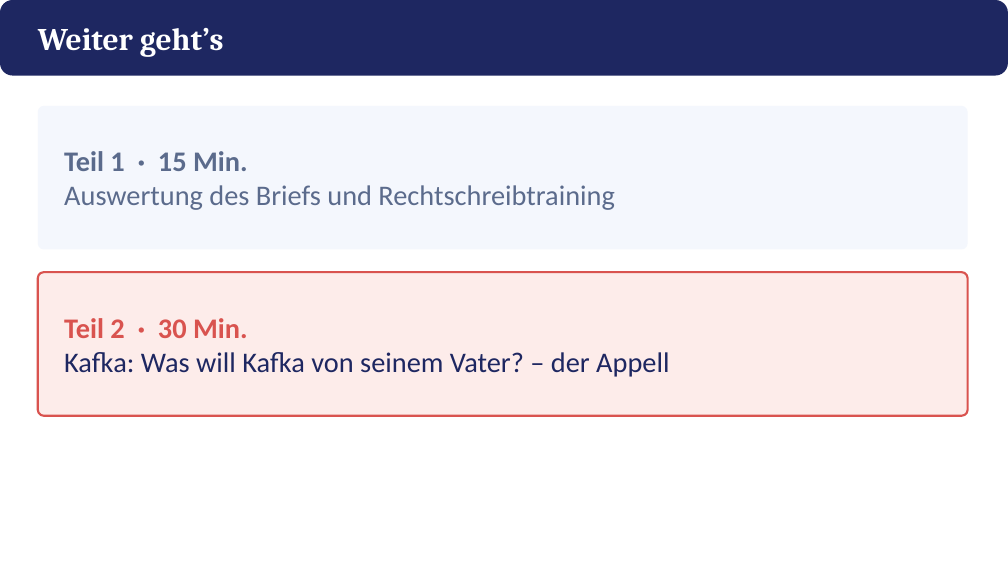
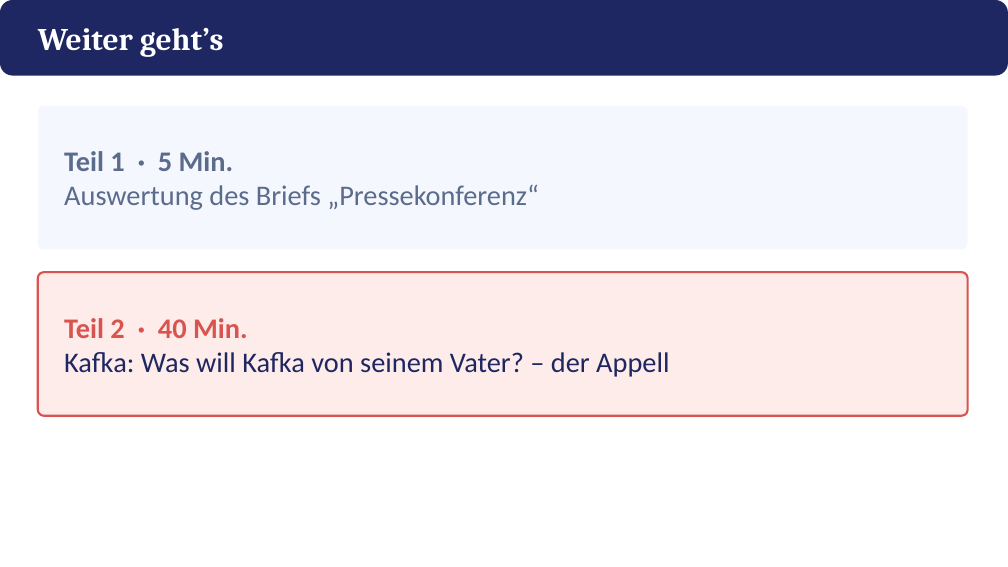
Before and after one commit to golzkonstantin-gif/Schule, a slide deck: slide 5 of Deutsch_11/Kafka_Appell/Praesentation_Kafkas_Appell.pptx (slide 15 before the commit). Drawn at 1008x567 pixels with LibreOffice and Linux fonts; fonts in the diff are those of the drawing. Boxes give left, top, right and bottom in pixels: in the first picture for what was removed or moved away, otherwise in the second. Text is boxed around its words. In the diff, an @@ line names an element or a change of style, - is before the commit and + after.

```diff
--- a/Deutsch_11/Kafka_Appell/Praesentation_Kafkas_Appell.pptx
+++ b/Deutsch_11/Kafka_Appell/Praesentation_Kafkas_Appell.pptx
@@ text at bbox=[64, 151, 539, 210]: text changed @@
-Teil 1 · 15 Min.
-Auswertung des Briefs und Rechtschreibtraining
+Teil 1 · 5 Min.
+Auswertung des Briefs „Pressekonferenz“
@@ text at bbox=[64, 318, 248, 338]: text changed @@
-Teil 2 · 30 Min.
+Teil 2 · 40 Min.
```
Also in this commit, not shown: 5 other slides changed, 10 slides removed, 14 other files.
